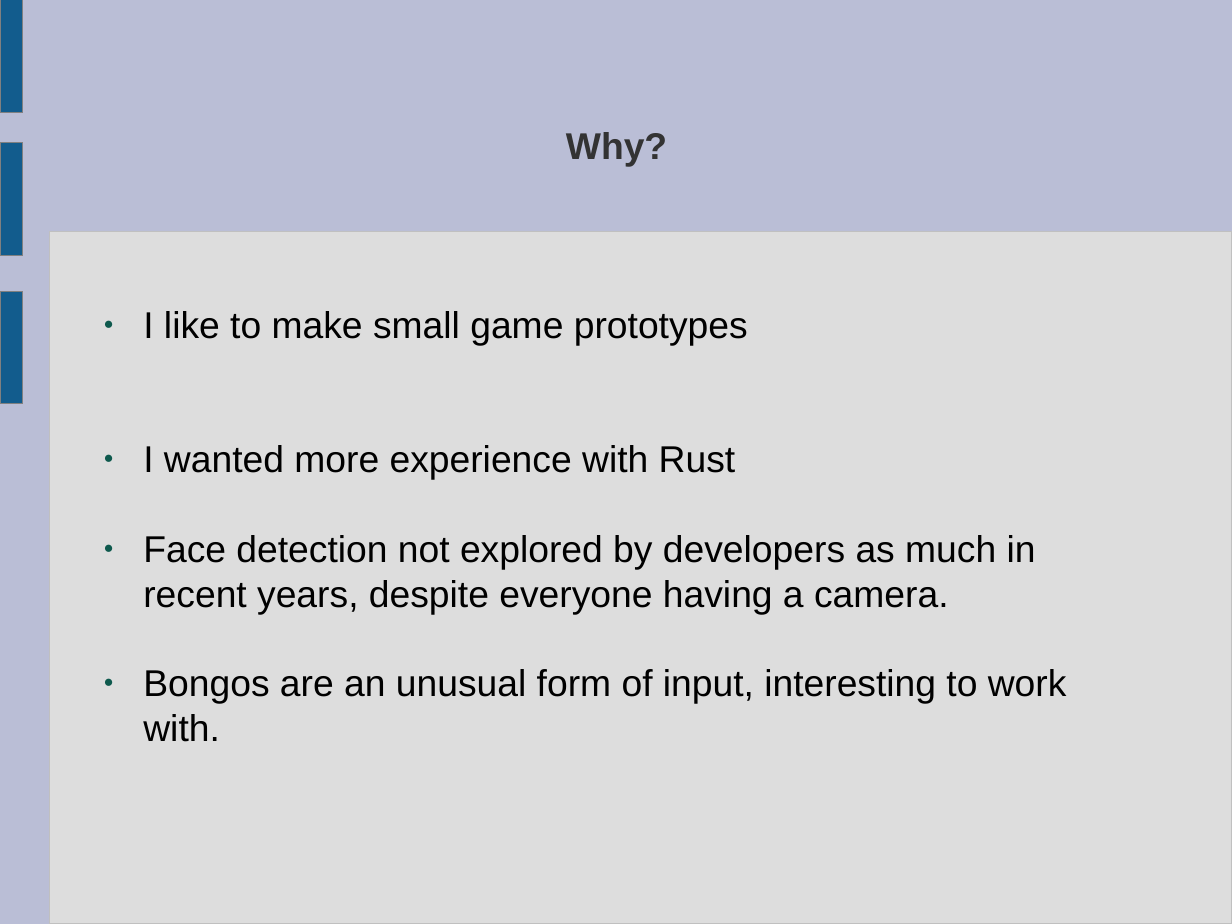
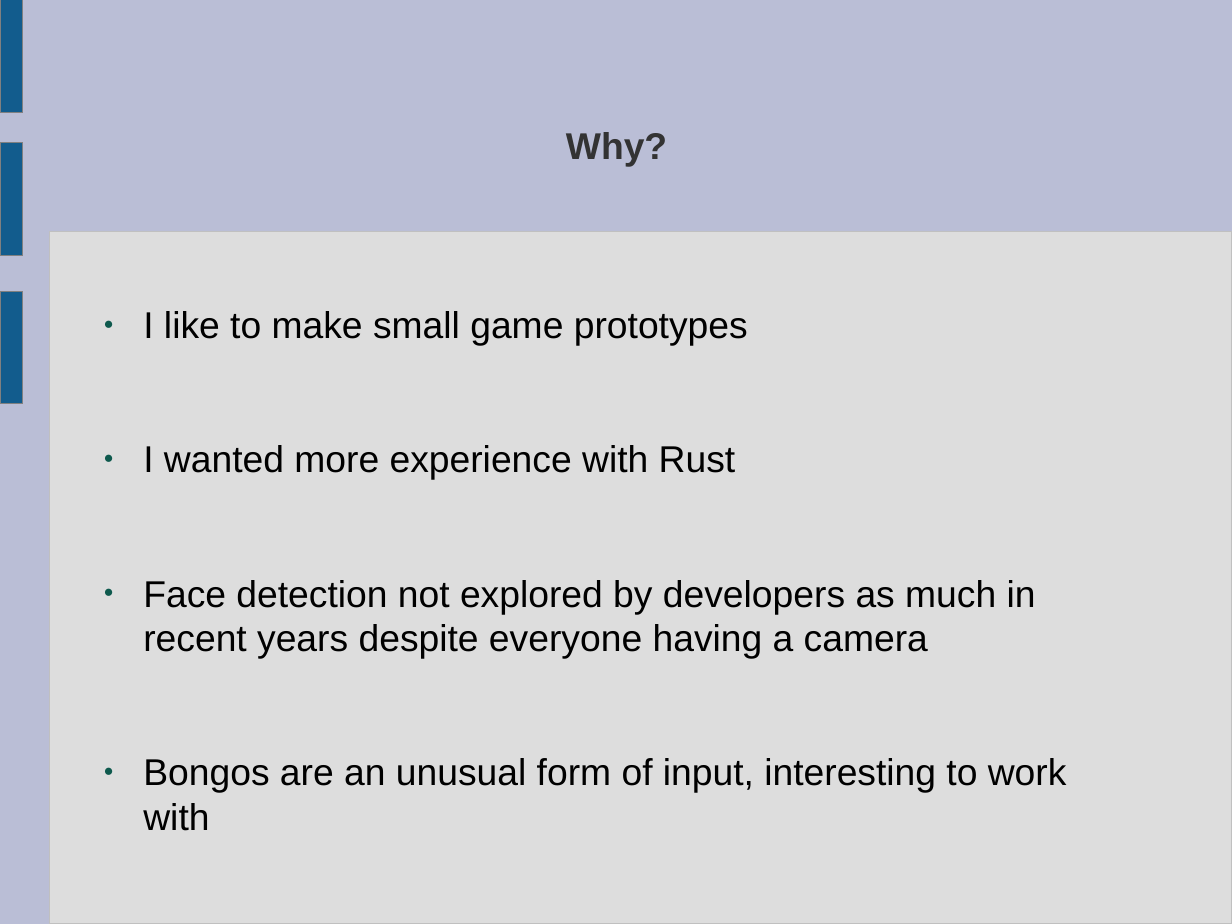
Before and after one commit to Payne325/Talks, a slide deck: slide 2 of bongosero/Games Wales/Games Wales Presentation.odp. Drawn at 1232x924 pixels with LibreOffice and Linux fonts; fonts in the diff are those of the drawing. Boxes give left, top, right and bottom in pixels: in the first picture for what was removed or moved away, otherwise in the second. Text is boxed around its words. In the diff, an @@ line names an element or a change of style, - is before the commit and + after.

```diff
--- a/bongosero/Games Wales/Games Wales Presentation.odp
+++ b/bongosero/Games Wales/Games Wales Presentation.odp
@@ text at [143, 580, 1067, 831]: text changed @@
-● Face detection not explored by developers as much in recent years, despite everyone having a camera.
-● Bongos are an unusual form of input, interesting to work with.
+● Face detection not explored by developers as much in recent years despite everyone having a camera
+● Bongos are an unusual form of input, interesting to work with
```
Also in this commit, not shown: 6 other slides changed, 6 slides added, 6 slides removed, 1 other file.
